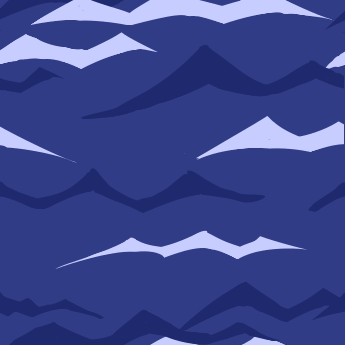
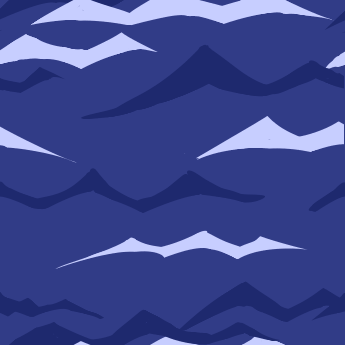
Layered file, before and after one edit (345×345). Changes by layer:
painted on "Ebene7" (1st of 4) over <box>73,327,177,345</box>
